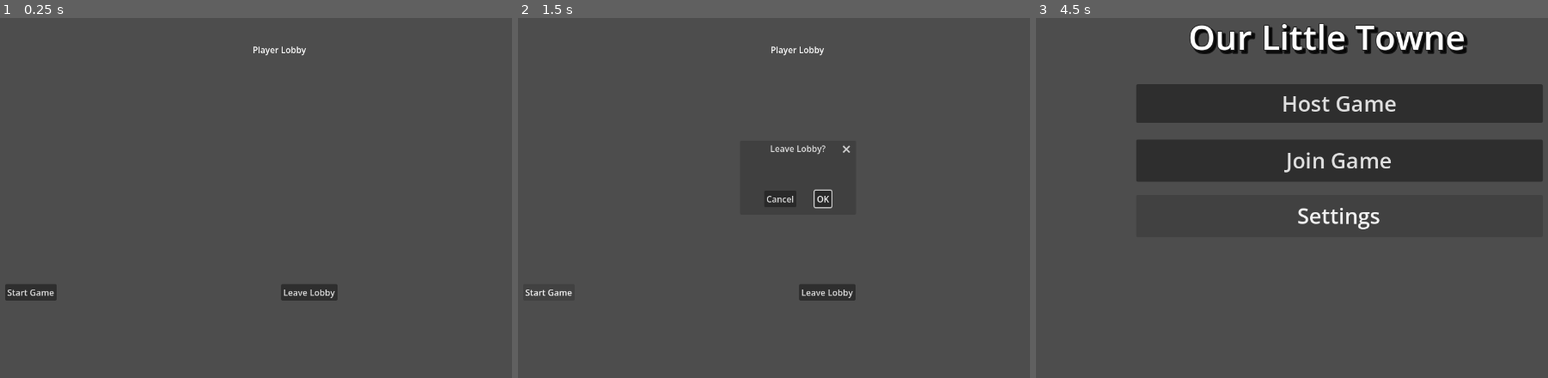
Above: before the commit, frames 1-3 (left to right).
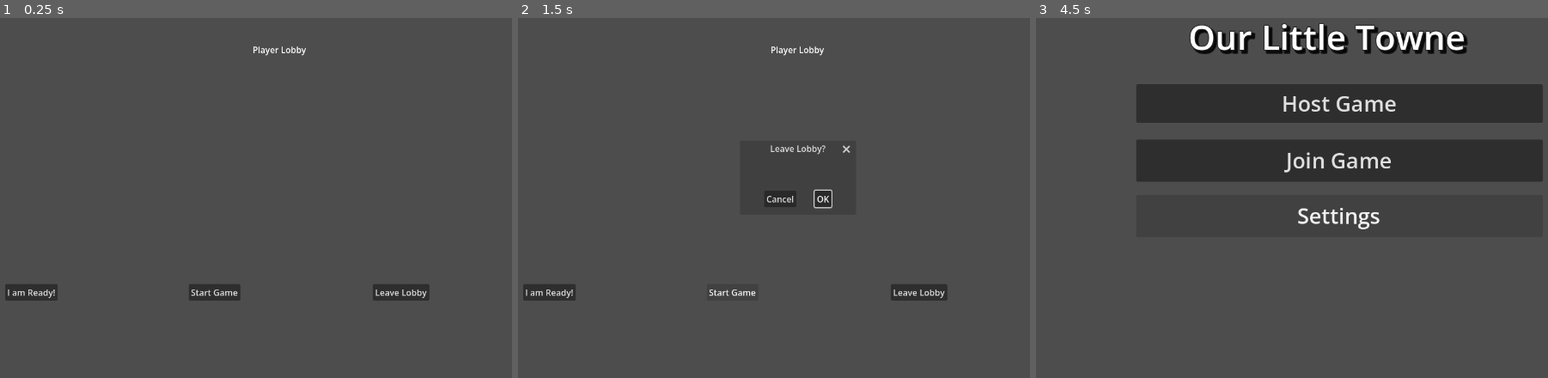
Above: after the commit, the same moments.

Repository: Miller-Nerd/our-little-towne
Game: Godot game, scene res://lobby.tscn
The game is run twice, just before and just after one commit, with the same random seed, the same clock (stepped at 60 frames per second) and the same inputs. This scene is started directly instead of the project's main scene.
Inputs (mouse positions are in pixels of both pictures, inside the frame that each line leads up to):
- Up to frame 1 (0.25 s): no input
- Up to frame 2 (1.5 s): click "Leave Lobby" at 0.5 s; click "Start Game" at 1.25 s
- Up to frame 3 (4.5 s): click "Start Game" at 2 s; click (1066, 291) at 2.75 s, where only the run after the commit has a clickable "I am Ready!"; click (1066, 291) at 3.5 s, where only the run after the commit has a clickable "I am Ready!"; click "OK" at 4.25 s

The runs differ from the first frame. In frame 1, 1.4% of the frame differs, in the area x 1-84%, y 73-79%; in frame 2, 1.1%; in frame 3, nothing differs.

Commit message:
Lobby buttons fixed

Diff:
--- a/lobby.gd
+++ b/lobby.gd
@@ -5,6 +5,7 @@
 var network_manager = null
 var NetworkManager = preload("res://network_manager.gd")
 var my_player_id = -1
+var is_ready = false
 
 func _ready():
 	# Initialize network manager as singleton
@@ -33,6 +34,11 @@
 	if leave_button:
 		leave_button.connect("pressed", Callable(self, "_on_leave_lobby_pressed"))
 
+	# Connect the ready button
+	var ready_button = get_node("LobbyContainer/ButtonRow/ReadyButton")
+	if ready_button:
+		ready_button.connect("pressed", Callable(self, "_on_ready_button_pressed"))
+
 	# Connect the confirmation dialog
 	var confirm_dialog = get_node("LeaveConfirmDialog")
 	if confirm_dialog:
@@ -54,6 +60,19 @@
 		network_manager.request_game_start()
 	else:
 		network_manager.rpc_id(1, "request_game_start")
+
+func _on_ready_button_pressed():
+	var ready_button = get_node("LobbyContainer/ButtonRow/ReadyButton")
+	is_ready = !is_ready
+
+	if is_ready:
+		set_my_ready(true)
+		ready_button.text = "I'm Not Ready!"
+		ready_button.add_theme_color_override("normal_bg_color", Color(1, 0.3, 0.3))
+	else:
+		set_my_ready(false)
+		ready_button.text = "I am Ready!"
+		ready_button.add_theme_color_override("normal_bg_color", Color(0.3, 1, 0.3))
 
 func _on_player_joined(player_id, player_data):
 	print("Player joined lobby: " + str(player_id))
--- a/lobby.tscn
+++ b/lobby.tscn
@@ -227,12 +227,17 @@
 offset_right = 0.0
 offset_bottom = 0.0
 
+[node name="ReadyButton" type="Button" parent="LobbyContainer/ButtonRow" unique_id=2000000004]
+layout_mode = 2
+size_flags_horizontal = 2
+text = "I am Ready!"
+
 [node name="StartGameButton" type="Button" parent="LobbyContainer/ButtonRow" unique_id=1377557787]
 layout_mode = 2
 size_flags_horizontal = 2
 text = "Start Game"
 
-[node name="LeaveLobbyButton" type="Button" parent="LobbyContainer/ButtonRow" unique_id=2000000002]
+[node name="LeaveLobbyButton" type="Button" parent="LobbyContainer/ButtonRow" unique_id=2000000005]
 layout_mode = 2
 size_flags_horizontal = 2
 text = "Leave Lobby"
Not shown: 1 places in character_select.tscn that only renumber resources
